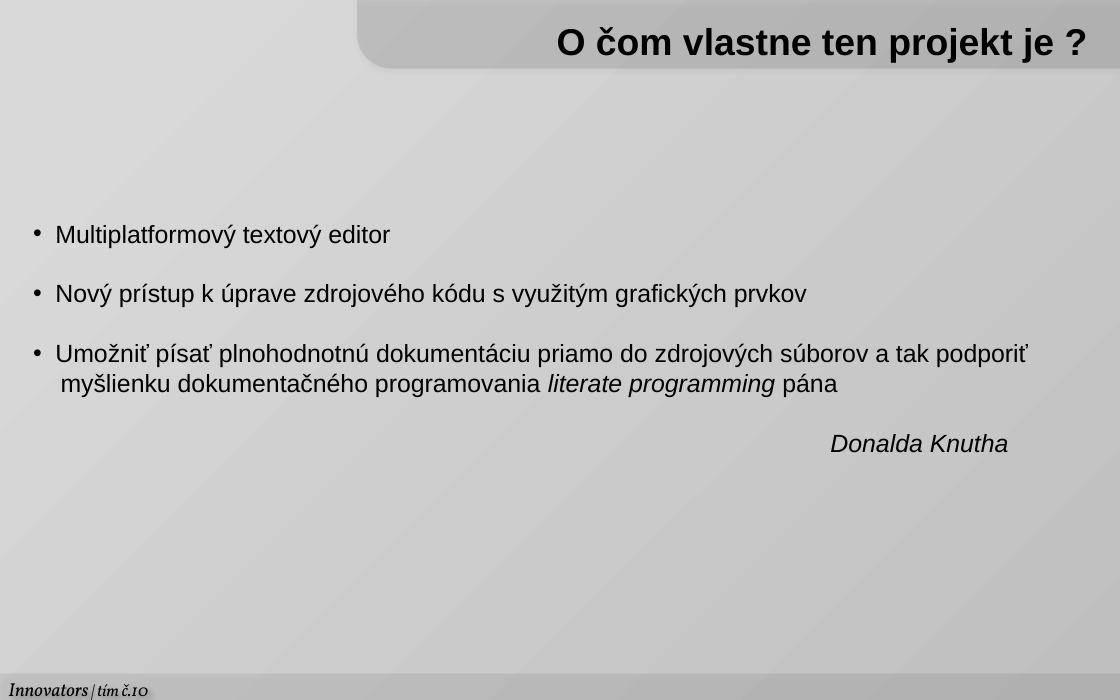
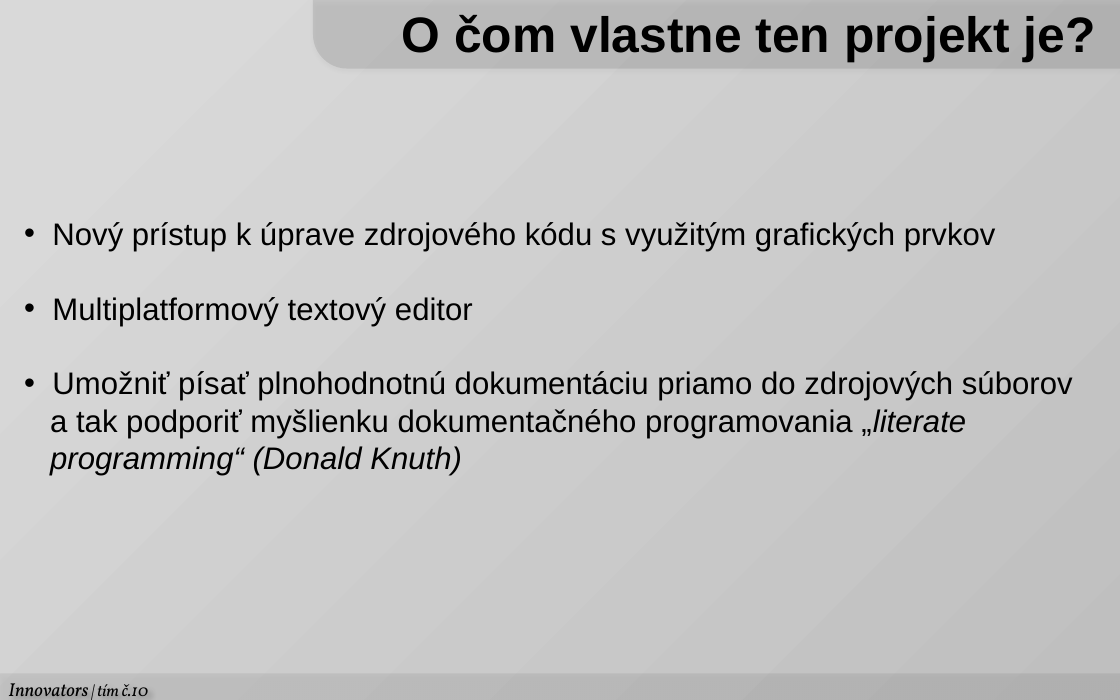
Before and after one commit to Innovators-Team10/Documentation, a slide deck: slide 3 of Dokumentacie/Ostatne/Prezentacie/LS/TrollEdit.pptx. Drawn at 1120x700 pixels with LibreOffice and Linux fonts; fonts in the diff are those of the drawing. Boxes give left, top, right and bottom in pixels: in the first picture for what was removed or moved away, otherwise in the second. Text is boxed around its words. In the diff, an @@ line names an element or a change of style, - is before the commit and + after.

```diff
--- a/Dokumentacie/Ostatne/Prezentacie/LS/TrollEdit.pptx
+++ b/Dokumentacie/Ostatne/Prezentacie/LS/TrollEdit.pptx
@@ round same rect: place and size @@
-round same rect at [357, 0, 1120, 68]
+round same rect at [314, 0, 1120, 68]
@@ text at [402, 15, 1096, 63]: text changed; size 24 to 32 pt @@
-O čom vlastne ten projekt je ?
+O čom vlastne ten projekt je?
@@ text at [52, 222, 996, 251]: paragraph added @@
+• Nový prístup k úprave zdrojového kódu s využitým grafických prvkov
@@ text at [52, 297, 473, 326]: size 16 to 20 pt in "Multiplatformový textový editor" @@
@@ text at [50, 371, 1073, 475]: text changed; size 16 to 20 pt @@
-• Nový prístup k úprave zdrojového kódu s využitým grafických prvkov
-• Umožniť písať plnohodnotnú dokumentáciu priamo do zdrojových súborov a tak podporiť
-myšlienku dokumentačného programovania literate programming pána
-Donalda Knutha
+• Umožniť písať plnohodnotnú dokumentáciu priamo do zdrojových súborov
+a tak podporiť myšlienku dokumentačného programovania „literate
+programming“ (Donald Knuth)
```
Also in this commit, not shown: 6 other slides changed, 2 slides added.
